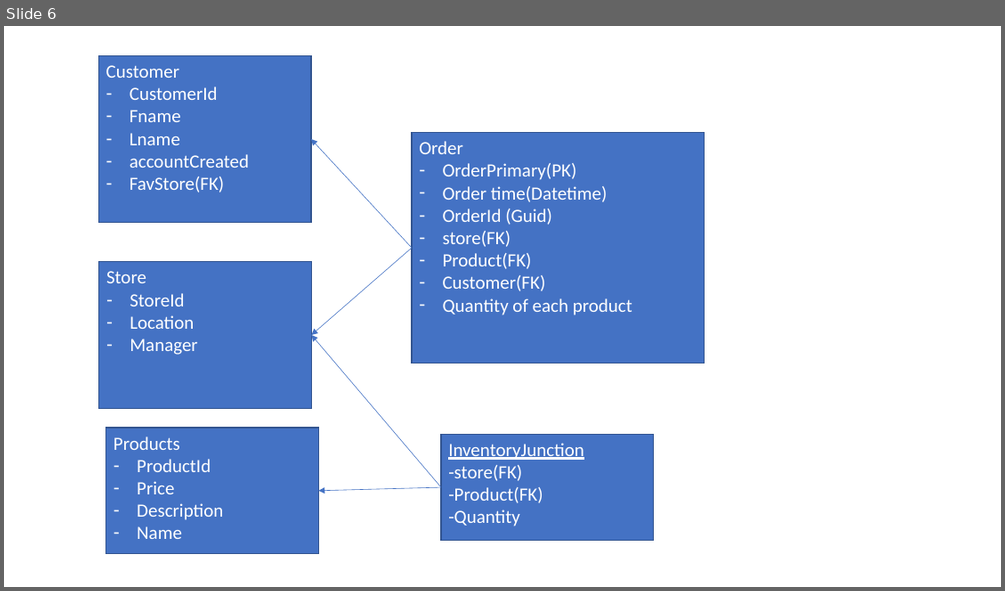
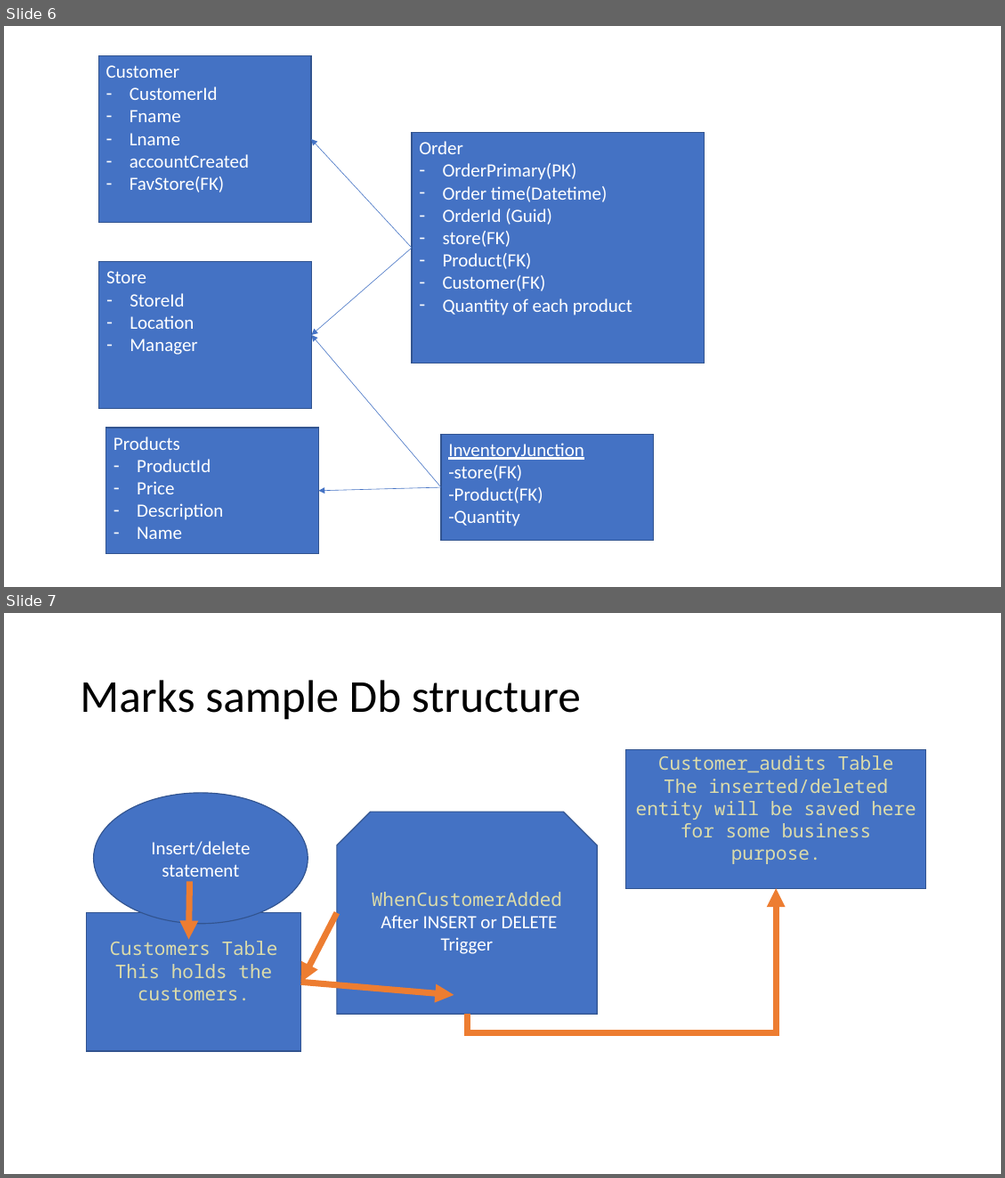
Before and after one commit to 042423-Chevron-batch/Trainer_Code, a slide deck: Marks Drawrings.pptx. Shown one above the other, each under a label of ours: slide 6 before the commit, slides 6 and 7 after it. The pictures are 1005x591 and 1005x1178 pixels, drawn with LibreOffice and Linux fonts; fonts in the diff are those of the drawing. Boxes give left, top, right and bottom in pixels: in the first picture for what was removed or moved away, otherwise in the second. Text is boxed around its words. In the diff, an @@ line names an element or a change of style, - is before the commit and + after.

Commit message:
adds triggers and a drawring

```diff
--- a/Marks Drawrings.pptx
+++ b/Marks Drawrings.pptx
@@ slide 7 added at [4, 613, 1001, 1174], background #FFFFFF @@
@@ title added at [80, 680, 581, 720], 44 pt, text #000000 @@
+Marks sample Db structure
@@ rectangle added at [626, 750, 926, 888], fill #4472C4, outline #325491 1 pt, 18 pt, text #DCDCAA @@
+Customer_audits Table
+The inserted/deleted entity will be saved here for some business purpose.
@@ ellipse added at [94, 793, 308, 924], fill #4472C4, outline #325491 1 pt, 18 pt, text #FFFFFF @@
+Insert/delete statement
@@ snip same rect added at [337, 811, 597, 1013], fill #4472C4, outline #325491 1 pt, 18 pt, text #FFFFFF @@
+WhenCustomerAdded
+After INSERT or DELETE
+Trigger
@@ arrow added from (189, 882) to (189, 939), #ED7D31 6 pt @@
@@ elbow arrow added from (467, 1013) to (776, 888), #ED7D31 6 pt @@
@@ rectangle added at [86, 913, 301, 1051], fill #4472C4, outline #325491 1 pt, 18 pt, text #DCDCAA @@
+Customers Table
+This holds the customers.
@@ arrow added from (337, 913) to (301, 981), #ED7D31 6 pt @@
@@ arrow added from (301, 981) to (454, 995), #ED7D31 6 pt @@
```
Also in this commit, not shown: 1 other file.
